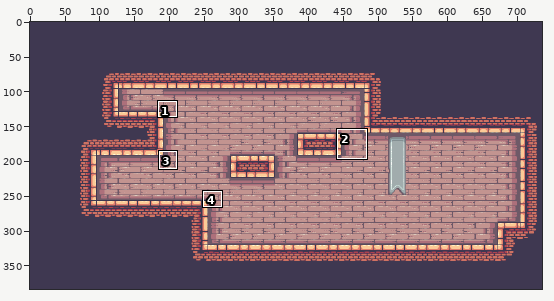
Edited in one commit: sprite sheet (assets/maps/kings-and-pigs/simplified/Level_1/_composite.png). The first picture is a wide view before the edit; the outline marks the close-up.
Close-up. Earlier state:
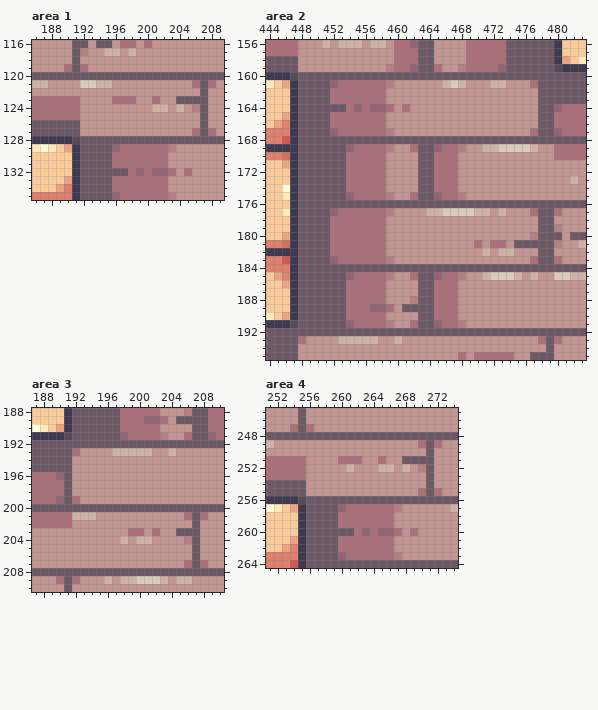
The file is 736x384 pixels. Shown: area 1: x 186..209, y 116..135; area 2: x 444..483, y 156..195; area 3: x 187..210, y 188..210; area 4: x 251..274, y 245..264. The commit also changed other parts of the picture, which this record leaves out.
Once edited:
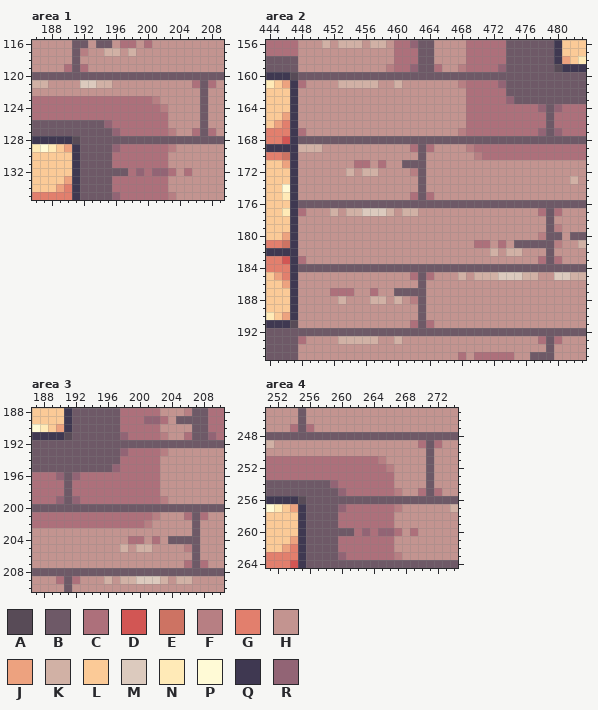
Palette (. is transparent): A #584b57  B #6e5967  C #ad707b  D #d25654  E #cd7363  F #b77f83  G #e27f6d  H #c39490  J #eda27f  K #d1b1a5  L #fbca97  M #dccabe  N #ffeab7  P #fffad6  Q #3f3851  R #926475
From old to new:
--- area 1
@@ x 186..209 @@
 122 HHHHHHHHHHHHHHHHHHHHHBHH
-123 CCCCCCHHHHCCCHHCHHBBBBHH
-124 CCCCCCHHHHHHHHHKKHKHFBHH
-125 CCCCCCHHHHHHHHHHHHHHHBHH
-126 BBBBBBHHHHHHHHHHHHHHHBHH
-127 BBBBBBHHHHHHHHHHHHHHCBCH
+123 CCCCCCCCCCCCCCCFHHHHHBHH
+124 CCCCCCCCCCCCCCCCFHHHHBHH
+125 CCCCCCCCCCCCCCCCCHHHHBHH
+126 BBBBBBBBBRCCCCCCCHHHHBHH
+127 BBBBBBBBBBRCCCCCCFHHCBCH
 128 QQQQQABBBBBBBBBBBBBBBBBB
--- area 2
@@ x 444..483 @@
 160 QQQABBBBBBBBBBBBBBBBBBBBBBBBBBBBBBBBBBBB
-161 NLJQBBBBRCCCCCCFHHHHHHKMKHHHKKHHHCBBBBBB
-162 LLLQBBBBCCCCCCCHHHHHHHHHHHHHHHHHHHBBBBBB
-163 LLLQBBBBCCCCCCCHHHHHHHHHHHHHHHHHHHBBBBBB
-164 LLLQBBBBBBCRCRRCHCHHHHHHHHHHHHHHHHBBRCCC
-165 LLJQBBBBCCCCCCCHHHHHHHHHHHHHHHHHHHBBCCCC
-166 LJGQBBBBCCCCCCCHHHHHHHHHHHHHHHHHHHBBCCCC
-167 GGGQBBBBRCCCCCCFHHHHHHHHHHHHHHHHHCBBRCCC
+161 NLJQCHHHHKKKKKHHKHHHHHHHFCCCCRBBBBBBBBBB
+162 LLLQHHHHHHHHHHHHHHHHHHHHHCCCCCBBBBBBBBBB
+163 LLLQHHHHHHHHHHHHHHHHHHHHHCCCCCRBBBBBBBBB
+164 LLLQHHHHHHHHHHHHHHHHHHHHHCCCCCCCCCRBRCCC
+165 LLJQHHHHHHHHHHHHHHHHHHHHHCCCCCCCCCCBCCCC
+166 LJGQHHHHHHHHHHHHHHHHHHHHHCCCCCCCCCCBCCCC
+167 GGGQCHHHHHHHHHHHHHHHHHHHFCCCCCCCCCRBRCCC
 168 GGDQBBBBBBBBBBBBBBBBBBBBBBBBBBBBBBBBBBBB
-169 QQQQBBBBBBRCCCCFHHCBBRCCFHHKKMMMMKHHCCCC
-170 GGEQBBBBBBCCCCCHHHHBBCCCHHHHHHHHHHHHCCCC
-171 LLJQBBBBBBCCCCCHHHHBBCCCHHHHHHHHHHHHHHHH
-172 LLLQBBBBBBCCCCCHHHHBBCCCHHHHHHHHHHHHHHHH
-173 LLLQBBBBBBCCCCCHHHHBBCCCHHHHHHHHHHHHHHKH
-174 LLPQBBBBBBCCCCCHHHHBBCCCHHHHHHHHHHHHHHHH
-175 LLNQBBBBBBRCCCCFHHCBBRCCFHHHHHHHHHHHHHHH
+169 QQQQKKKHHHHHHHHHHHCBCHHHHFCCCCCCCCCCCCCC
+170 GGEQHHHHHHHHHHHHHHHBHHHHHHFCCCCCCCCCCCCC
+171 LLJQHHHHHHHCCHCHHBBBHHHHHHHHHHHHHHHHHHHH
+172 LLLQHHHHHHKHKKHHHHFBHHHHHHHHHHHHHHHHHHHH
+173 LLLQHHHHHHHHHHHHHHHBHHHHHHHHHHHHHHHHHHKH
+174 LLPQHHHHHHHHHHHHHHHBHHHHHHHHHHHHHHHHHHHH
+175 LLNQHHHHHHHHHHHHHHCBCHHHHHHHHHHHHHHHHHHH
 176 LLLQBBBBBBBBBBBBBBBBBBBBBBBBBBBBBBBBBBBB
-177 LLNQBBBBRCCCCCCFHHHHKKMMMMKKHKHHHCBBCHHH
-178 LLLQBBBBCCCCCCCHHHHHHHHHHHHHHHHHHHBBHHHH
-179 LLLQBBBBCCCCCCCHHHHHHHHHHHHHHHHHHHBBFHHH
-180 LLJQBBBBCCCCCCCHHHHHHHHHHHHHHHHHHFBBBHBB
-181 GGEQBBBBCCCCCCCHHHHHHHHHHHCHCCHBBBBBFHHK
-182 QQQQBBBBCCCCCCCHHHHHHHHHHHHKHKKHHHBBHHHH
-183 GGDQBBBBRCCCCCCFHHHHHHHHHHHHHHHHHCBBCHHH
+177 LLNQCHHHKHKKMMMKHKKHHHHHHHHHHHHHHHCBCHHH
+178 LLLQHHHHHHHHHHHHHHHHHHHHHHHHHHHHHHHBHHHH
+179 LLLQHHHHHHHHHHHHHHHHHHHHHHHHHHHHHHHBFHHH
+180 LLJQHHHHHHHHHHHHHHHHHHHHHHHHHHHHHHFBBHBB
+181 GGEQHHHHHHHHHHHHHHHHHHHHHHCCHCHBBBBBFHHK
+182 QQQQHHHHHHHHHHHHHHHHHHHHHHHHKHKKHHHBHHHH
+183 GGDQCHHHHHHHHHHHHHHHHHHHHHHHHHHHHHCBCHHH
 184 GGGQBBBBBBBBBBBBBBBBBBBBBBBBBBBBBBBBBBBB
-185 LJGQBBBBBBRCCCCFHHCBBRCCFHHKMMMKHKHHMMKK
-186 LLJQBBBBBBCCCCCHHHHBBCCCHHHHHHHHHHHHHHHH
-187 LLLQBBBBBBCCCCCHHHHBBCCCHHHHHHHHHHHHHHHH
-188 LLLQBBBBBBCCCCCHHHFBBCCCHHHHHHHHHHHHHHHH
-189 LLLQBBBBBBCCCRRCHBBBBCCCHHHHHHHHHHHHHHHH
-190 NLJQBBBBBBCCCCCHHHHBBCCCHHHHHHHHHHHHHHHH
-191 QQQABBBBBBRCCCCFHHCBBRCCFHHHHHHHHHHHHHHH
+185 LJGQHHHHHHHHHHHHHHCBCHHHKHKKKMMMKKHHMMKK
+186 LLJQHHHHHHHHHHHHHHHBHHHHHHHHHHHHHHHHHHHH
+187 LLLQHHHHCCCHHCHHBBBBHHHHHHHHHHHHHHHHHHHH
+188 LLLQHHHHHKHHHKKHKHFBHHHHHHHHHHHHHHHHHHHH
+189 LLLQHHHHHHHHHHHHHHHBHHHHHHHHHHHHHHHHHHHH
+190 NLJQHHHHHHHHHHHHHHHBHHHHHHHHHHHHHHHHHHHH
+191 QQQAHHHHHHHHHHHHHHCBCHHHHHHHHHHHHHHHHHHH
 192 BBBBBBBBBBBBBBBBBBBBBBBBBBBBBBBBBBBBBBBB
--- area 3
@@ x 187..210 @@
 192 BBBBBBBBBBBBBBBBBBBBBBBB
-193 BBBBBCHHHHKKKKKHHKHHHHHH
-194 BBBBBHHHHHHHHHHHHHHHHHHH
-195 BBBBBHHHHHHHHHHHHHHHHHHH
-196 CCCRBHHHHHHHHHHHHHHHHHHH
-197 CCCCBHHHHHHHHHHHHHHHHHHH
-198 CCCCBHHHHHHHHHHHHHHHHHHH
-199 CCCRBCHHHHHHHHHHHHHHHHHH
+193 BBBBBBBBBBBRCCCCFHHHHHHH
+194 BBBBBBBBBBBCCCCCHHHHHHHH
+195 BBBBBBBBBBRCCCCCHHHHHHHH
+196 CCCRBRCCCCCCCCCCHHHHHHHH
+197 CCCCBCCCCCCCCCCCHHHHHHHH
+198 CCCCBCCCCCCCCCCCHHHHHHHH
+199 CCCRBRCCCCCCCCCCFHHHHHHH
 200 BBBBBBBBBBBBBBBBBBBBBBBB
-201 CCCCCKKKHHHHHHHHHHHCBCHH
-202 CCCCCHHHHHHHHHHHHHHHBHHH
-203 HHHHHHHHHHHHCCHCHHBBBHHH
-204 HHHHHHHHHHHKHKKHHHHFBHHH
-205 HHHHHHHHHHHHHHHHHHHHBHHH
+201 CCCCCCCCCCCCCCCFHHHCBCHH
+202 CCCCCCCCCCCCCCFHHHHHBHHH
+203 HHHHHHHHHHHHHHHHHHHHBHHH
+204 HHHHHHHHHHHHCCHCHBBBBHHH
+205 HHHHHHHHHHHKHKKHHHHFBHHH
 206 HHHHHHHHHHHHHHHHHHHHBHHH
--- area 4
@@ x 251..274 @@
 250 HHHHHHHHHHHHHHHHHHHHBHHH
-251 CCCCCHHHHCCCHHCHHBBBBHHH
-252 CCCCCHHHHHKHHHKKHKHFBHHH
-253 CCCCCHHHHHHHHHHHHHHHBHHH
-254 BBBBBHHHHHHHHHHHHHHHBHHH
-255 BBBBBHHHHHHHHHHHHHHCBCHH
+251 CCCCCCCCCCCCCCFHHHHHBHHH
+252 CCCCCCCCCCCCCCCFHHHHBHHH
+253 CCCCCCCCCCCCCCCCHHHHBHHH
+254 BBBBBBBBRCCCCCCCHHHHBHHH
+255 BBBBBBBBBRCCCCCCFHHCBCHH
 256 QQQQABBBBBBBBBBBBBBBBBBB
